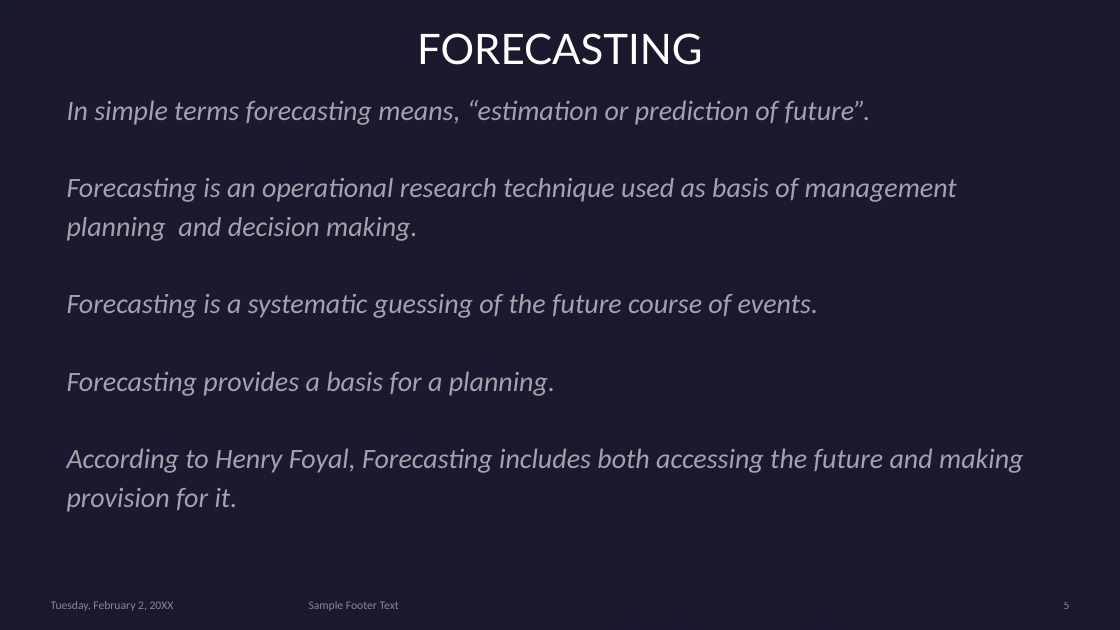
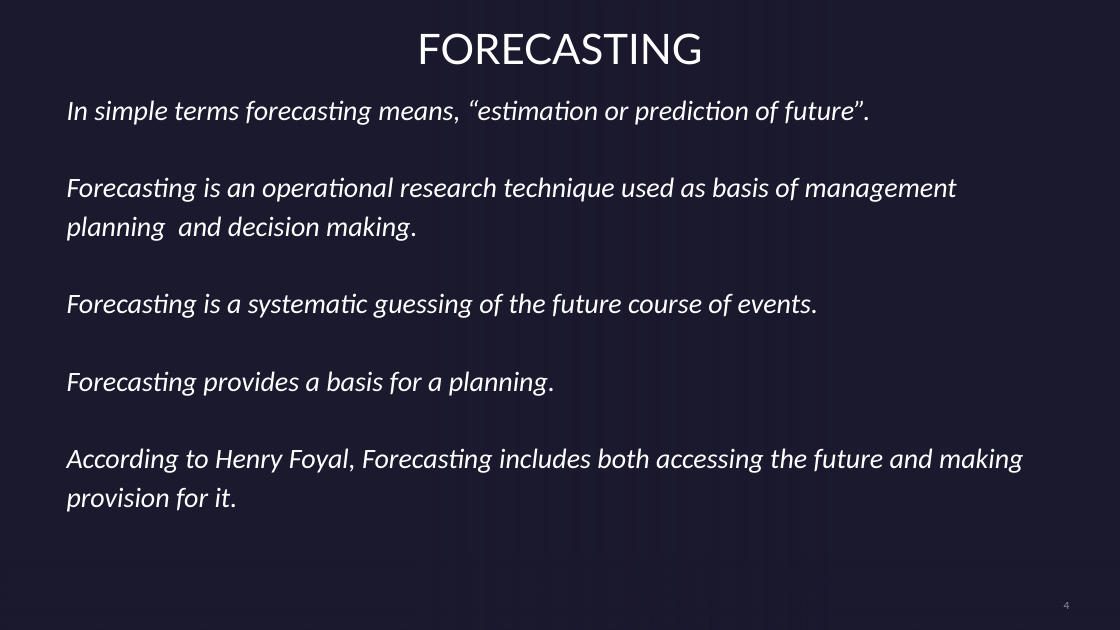
Before and after one commit to piyumaha12/Stock_Prediction, a slide deck: slide 4 of PPT/Gr2 - P97-Stock Market Analysis.pptx (slide 5 before the commit). Drawn at 1120x630 pixels with LibreOffice and Linux fonts; fonts in the diff are those of the drawing; background and template pictures are left out. Boxes give left, top, right and bottom in pixels: in the first picture for what was removed or moved away, otherwise in the second. Text is boxed around its words. In the diff, an @@ line names an element or a change of style, - is before the commit and + after.

```diff
--- a/PPT/Gr2 - P97-Stock Market Analysis.pptx
+++ b/PPT/Gr2 - P97-Stock Market Analysis.pptx
@@ text "In simple terms forecasting means, ..." at <box>67,100,1023,512</box>: text colour #FFFFFF at 60% opacity to #FFFFFF @@
@@ text removed at <box>51,601,174,611</box> @@
-Tuesday, February 2, 20XX
@@ text removed at <box>309,601,399,611</box> @@
-Sample Footer Text
@@ page number at <box>1064,602,1070,609</box>: text changed @@
-5
+4
```
Also in this commit, not shown: 2 other slides changed, 14 slides added, 9 slides removed, 1 other file.
